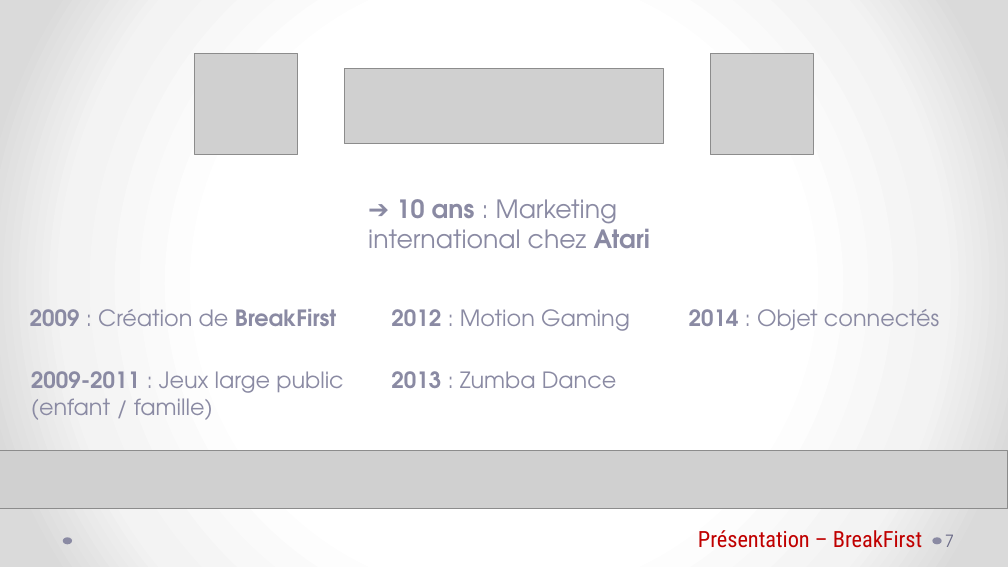
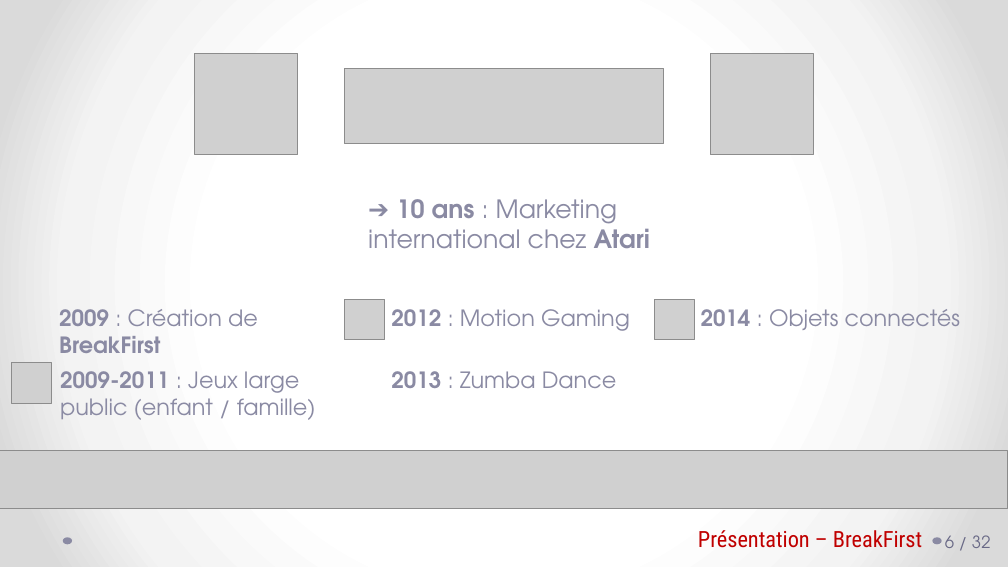
Before and after one commit to Mekiis/LP, a slide deck: slide 7 of BreakFirst - Rapport.pptx. Drawn at 1008x567 pixels with LibreOffice and Linux fonts; fonts in the diff are those of the drawing; grey boxes stand for pictures. Boxes give left, top, right and bottom in pixels: in the first picture for what was removed or moved away, otherwise in the second. Text is boxed around its words. In the diff, an @@ line names an element or a change of style, - is before the commit and + after.

```diff
--- a/BreakFirst - Rapport.pptx
+++ b/BreakFirst - Rapport.pptx
@@ text "2009 : Création de BreakFirst" rewrapped from (30, 309, 337, 326) to (59, 309, 258, 353) @@
@@ picture added at (345, 299, 385, 340) @@
@@ picture added at (654, 299, 695, 340) @@
@@ text at (701, 309, 960, 330): text changed @@
-2014 : Objet connectés
+2014 : Objets connectés
@@ picture added at (11, 363, 51, 403) @@
@@ text "2009-2011 : Jeux large public ..." rewrapped from (31, 371, 343, 420) to (60, 371, 316, 420) @@
@@ page number removed at (945, 534, 954, 547) @@
-7
@@ page number added at (945, 535, 991, 548), 12 pt, text #696986 @@
+6 / 32
```
Also in this commit, not shown: 20 other slides changed, 13 slides added, 7 slides removed.
